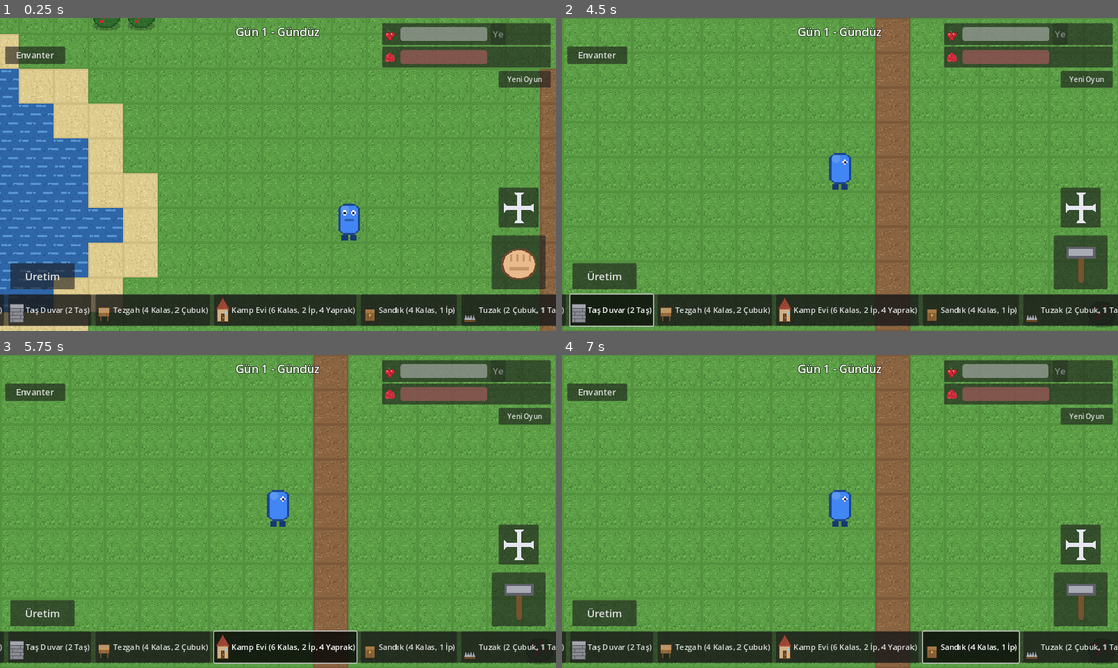
Above: before the commit, frames 1-4 (two rows, left to right).
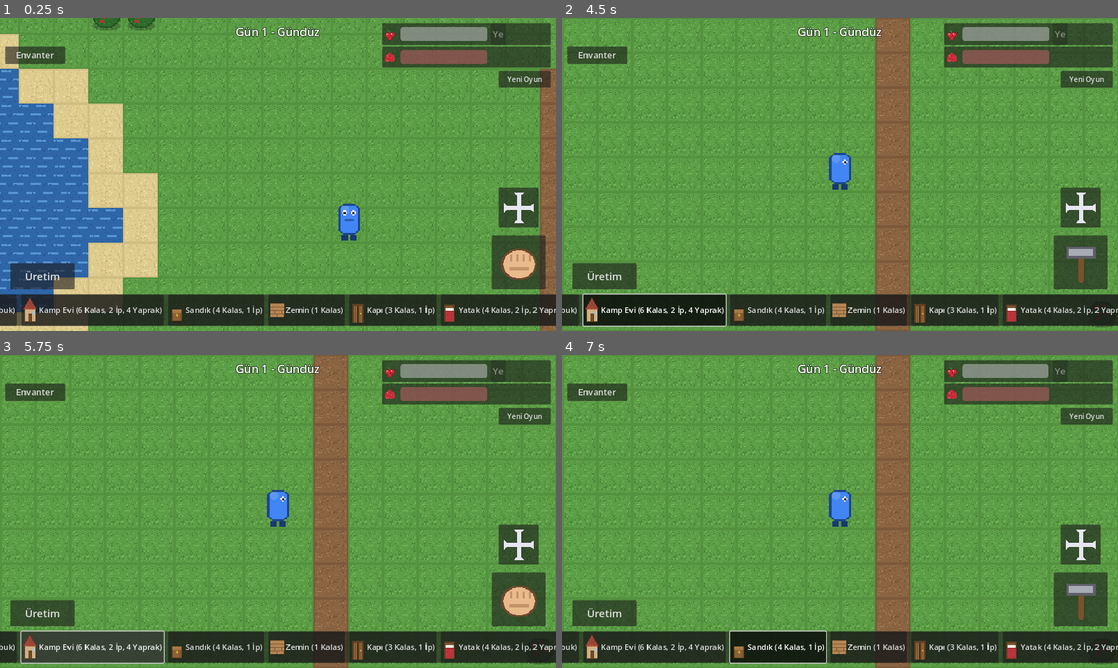
Above: after the commit, the same moments.

Repository: ozcinarece/Rable
Game: Godot game, scene res://scenes/World.tscn
The game is run twice, just before and just after one commit, with the same random seed, the same clock (stepped at 60 frames per second) and the same inputs.
Inputs (mouse positions are in pixels of both pictures, inside the frame that each line leads up to):
- Up to frame 1 (0.25 s): no input
- Up to frame 2 (4.5 s): move the mouse to (962, 158) at 0.52 s; hold D 0.53-1.25 s; click (962, 158) at 0.67 s; drag from (728, 190) to (812, 237) at 1.27 s; click "Yeni Oyun" at 2 s; move the mouse to (895, 105) at 2.77 s; hold D 2.78-3.5 s; drag from (812, 237) to (673, 127) at 3.52 s; click (612, 309) at 4.25 s, where only the run before the commit has a clickable "Taş Duvar (2 Taş)"
- Up to frame 3 (5.75 s): click "Kamp Evi (6 Kalas, 2 İp, 4 Ya…" at 5 s
- Up to frame 4 (7 s): click (712, 646) at 5.75 s, where only the run before the commit has a clickable "Tezgah (4 Kalas, 2 Çubuk)"; click "Sandık (4 Kalas, 1 İp)" at 6.5 s

The runs differ from the first frame. In frame 1, 2.5% of the frame differs, in the area x 0-100%, y 88-99%; in frame 2, 2.6%; in frame 3, 3.5%, in the area x 0-100%, y 73-99%; in frame 4, 2.8%.

Commit message:
Faz 4: yerlesik hayat - moduler ev parcalari + tarim
Ev insaati:
- Zemin dosemesi (1 kalas): her yurunebilir zemine doselenir;
  kazilirsa kalas iade + alti toprak (dig_to mekanigi)
- Kapi (3 kalas + 1 ip): oyuncu gecer, yaratik gecemez (kapi govdesi
  carpisma katmani 2'de; yaratik maskesi 3, oyuncu 1)
- Yatak (4 kalas + 2 ip + 2 yaprak): yeniden dogma noktasi olur;
  gece dokununca sabaha uyunur (+30 can), yaratiklar dagilir
- Kapi ve yatak tasinabilir

Tarim:
- Tohum tarifi: 1 meyve -> 2 tohum (elde)
- Ekin sadece toprak zemine ekilir (kazma+doldurma ile tarla acilir)
- Uc asama: filiz (c) -> gelisen (g) -> olgun (r), asama basi 75 sn
- 4 komsusunda su olan ekin 2 kat hizli buyur (kanal sulamasi!)
- Olgun ekin +3 meyve +1 tohum verir; erken sokulurse tohum iade
- Ekin asamalari tek karakter (kayit formati hucre basina 1 karakter)

Insa cubugu 10 tarife cikti (Zemin, Kapi, Yatak, Ekin eklendi).

Diff:
--- a/scripts/daynight.gd
+++ b/scripts/daynight.gd
@@ -28,6 +28,16 @@
 		day_started.emit()
 		changed.emit()
 
+## Yatakta uyuyunca geceyi atlar, sabah olur.
+func sleep_to_morning() -> void:
+	if not is_night:
+		return
+	elapsed = 0.0
+	is_night = false
+	day += 1
+	day_started.emit()
+	changed.emit()
+
 ## Kayittan yukleme
 func load_state(new_day: int, new_is_night: bool, new_elapsed: float) -> void:
 	day = maxi(1, new_day)
--- a/scripts/enemy.gd
+++ b/scripts/enemy.gd
@@ -19,6 +19,7 @@
 
 func _ready() -> void:
 	motion_mode = CharacterBody2D.MOTION_MODE_FLOATING
+	collision_mask = 3  # katman 1 (dunya) + katman 2 (kapilar)
 	_sprite = Sprite2D.new()
 	_sprite.texture = TEX
 	_sprite.offset = Vector2(0, -8)
--- a/scripts/items.gd
+++ b/scripts/items.gd
@@ -22,6 +22,7 @@
 	"mizrak": {"name": "Mızrak", "icon": "res://assets/items/mizrak.png"},
 	"zirh": {"name": "Zırh", "icon": "res://assets/items/zirh.png"},
 	"sapka": {"name": "Şapka", "icon": "res://assets/items/sapka.png"},
+	"tohum": {"name": "Tohum", "icon": "res://assets/items/tohum.png"},
 }
 
 ## Ele alinabilen esyalar (envanter panelindeki "Eline Al" butonu)
@@ -45,6 +46,7 @@
 	"mizrak": "Eline al: yaratiklara 30 hasar (yumruk 10).",
 	"zirh": "Envanterdeyken hasari %40 azaltir.",
 	"sapka": "Envanterdeyken hasari %15 azaltir.",
+	"tohum": "Toprak zemine ekilir; su kenarinda 2 kat hizli buyur.",
 }
 
 static func description(item_id: String) -> String:
--- a/scripts/recipes.gd
+++ b/scripts/recipes.gd
@@ -24,6 +24,16 @@
 			"tile": "E", "cost": {"kalas": 6, "ip": 2, "yaprak": 4}},
 	"sandik": {"name": "Sandık", "icon": "res://assets/tiles/sandik.png",
 			"tile": "S", "cost": {"kalas": 4, "ip": 1}},
+	# Ev parcalari: modviler base insaati
+	"zemin": {"name": "Zemin", "icon": "res://assets/tiles/zemin.png",
+			"tile": "f", "cost": {"kalas": 1}, "place_on_walkable": true},
+	"kapi": {"name": "Kapı", "icon": "res://assets/tiles/kapi.png",
+			"tile": "D", "cost": {"kalas": 3, "ip": 1}},
+	"yatak": {"name": "Yatak", "icon": "res://assets/tiles/yatak.png",
+			"tile": "Y", "cost": {"kalas": 4, "ip": 2, "yaprak": 2}},
+	# Tarim: tohum sadece toprak ("d") zemine ekilir
+	"ekin": {"name": "Ekin", "icon": "res://assets/tiles/ekin1.png",
+			"tile": "c", "cost": {"tohum": 1}, "place_on": "d"},
 	# Diken tuzagi: yaratiklar ustunden gecerken hasar alir (5 kullanimlik)
 	"tuzak": {"name": "Tuzak", "icon": "res://assets/tiles/tuzak.png",
 			"tile": "Z", "cost": {"cubuk": 2, "tas": 1}},
@@ -43,4 +53,5 @@
 	"mizrak": {"output": {"mizrak": 1}, "cost": {"cubuk": 2, "tas": 1, "ip": 1}, "station": "tezgah"},
 	"zirh": {"output": {"zirh": 1}, "cost": {"ip": 4, "kalas": 2, "tas": 2}, "station": "tezgah"},
 	"sapka": {"output": {"sapka": 1}, "cost": {"ip": 2, "yaprak": 3}, "station": "tezgah"},
+	"tohum": {"output": {"tohum": 2}, "cost": {"meyve": 1}, "station": ""},
 }
--- a/scripts/world.gd
+++ b/scripts/world.gd
@@ -29,6 +29,9 @@
 	"s": {"texture": "res://assets/tiles/sand.png", "solid": false, "dig": {"kum": 1}},
 	"~": {"texture": "res://assets/tiles/water.png", "solid": true},
 	"o": {"texture": "res://assets/tiles/cukur.png", "solid": true},
+	# Ahsap doseme: evin zemini; kazilirsa kalas iade, altindan toprak cikar
+	"f": {"texture": "res://assets/tiles/zemin.png", "solid": false,
+			"dig": {"kalas": 1}, "dig_to": "d"},
 }
 
 # Nesne tanimlari (hepsi engeldir).
@@ -56,7 +59,23 @@
 	# Diken tuzagi: carpismasiz (yaratiklar ustunden gecer ve hasar alir)
 	"Z": {"texture": "res://assets/tiles/tuzak.png", "no_collision": true,
 			"drops": {"cubuk": 2, "tas": 1}, "hits": 1},
+	# Kapi: oyuncu gecer, yaratik gecemez (carpisma katmani 2)
+	"D": {"texture": "res://assets/tiles/kapi.png", "enemy_only_collision": true,
+			"drops": {"kalas": 3, "ip": 1}, "hits": 2},
+	# Yatak: yeniden dogma noktasi; gece dokununca sabaha uyunur
+	"Y": {"texture": "res://assets/tiles/yatak.png",
+			"drops": {"kalas": 4, "ip": 2, "yaprak": 2}, "hits": 2},
+	# Ekin asamalari (carpismasiz): c (filiz) -> g (gelisen) -> r (olgun)
+	# NOT: kayit formati hucre basina tek karakter kullanir
+	"c": {"texture": "res://assets/tiles/ekin1.png", "no_collision": true,
+			"drops": {"tohum": 1}, "hits": 1},
+	"g": {"texture": "res://assets/tiles/ekin2.png", "no_collision": true,
+			"drops": {"tohum": 1}, "hits": 1},
+	"r": {"texture": "res://assets/tiles/ekin3.png", "no_collision": true,
+			"drops": {"meyve": 3, "tohum": 1}, "hits": 1},
 }
+
+const GROWTH_SECONDS: float = 75.0  # ekinin her asamasinin suresi (sulu: yarisi)
 
 const TRAP_DAMAGE: int = 15
 const TRAP_MAX_USES: int = 5
@@ -85,6 +104,7 @@
 var _map_height: int = 0
 var _enemies: Array = []           # sahnedeki yaratiklar
 var _trap_uses: Dictionary = {}    # tuzak hucresi -> kalan kullanim
+var _crops: Dictionary = {}        # ekin hucresi -> asamaya kalan sure
 var _night_tint: CanvasModulate
 
 func _ready() -> void:
@@ -121,6 +141,7 @@
 	if _held_item != "" and Inventory.get_count(_held_item) <= 0:
 		_on_hold_requested("")
 	_tick_regrow(delta)
+	_tick_crops(delta)
 	_tick_traps()
 	_save_timer += delta
 	if _save_timer >= SAVE_INTERVAL:
@@ -199,6 +220,7 @@
 		_object_nodes.erase(cell)
 	_object_char.erase(cell)
 	_regrow.erase(cell)
+	_crops.erase(cell)
 	if ch == "":
 		return
 	_object_char[cell] = ch
@@ -210,6 +232,8 @@
 		rect.size = Vector2(30, 30)
 		shape.shape = rect
 		body.add_child(shape)
+		if OBJECT_DEFS[ch].get("enemy_only_collision", false):
+			body.collision_layer = 2  # oyuncu gecer, yaratik takilir
 	var sprite := Sprite2D.new()
 	sprite.texture = load(OBJECT_DEFS[ch]["texture"])
 	sprite.offset = Vector2(0, -16)  # 32x64 gorselin tabani hucreye oturur
@@ -218,6 +242,8 @@
 	_object_nodes[cell] = body
 	if ch == "n":
 		_regrow[cell] = REGROW_SECONDS
+	elif ch == "c" or ch == "g":
+		_crops[cell] = GROWTH_SECONDS
 
 func _tick_regrow(delta: float) -> void:
 	var ready_cells: Array[Vector2i] = []
@@ -228,6 +254,26 @@
 	for cell in ready_cells:
 		_set_object(cell, "m")
 
+# Ekinleri buyutur; 4 komsusunda su varsa 2 kat hizli.
+func _tick_crops(delta: float) -> void:
+	var ready_cells: Array[Vector2i] = []
+	for cell in _crops:
+		var speed := 1.0
+		for offset in [Vector2i(1, 0), Vector2i(-1, 0), Vector2i(0, 1), Vector2i(0, -1)]:
+			if _ground_char.get(cell + offset, "") == "~":
+				speed = 2.0
+				break
+		_crops[cell] -= delta * speed
+		if _crops[cell] <= 0.0:
+			ready_cells.append(cell)
+	for cell in ready_cells:
+		var ch: String = _object_char.get(cell, "")
+		if ch == "c":
+			_set_object(cell, "g")
+		elif ch == "g":
+			_set_object(cell, "r")
+			_spawn_floating_text(cell, "Ekin olgunlasti!", Color(0.8, 1.0, 0.7))
+
 # --- Girdi isleme ------------------------------------------------------
 
 func _on_build_toggled(recipe_id: String) -> void:
@@ -246,6 +292,8 @@
 	elif _object_char.get(cell, "") == "S":
 		_open_chest = cell
 		hud.show_chest(_chests.get(cell, {}))
+	elif _object_char.get(cell, "") == "Y":
+		_try_sleep(cell)
 	elif _try_attack(world_pos):
 		pass  # yakindaki yaratiga vuruldu
 	elif _held_item == "kurek" and not _object_char.has(cell):
@@ -290,8 +338,14 @@
 	var ground: String = _ground_char.get(cell, "")
 
 	if recipe.has("place_on"):
-		# Ozel hedefli tarif (Doldur: sadece cukura)
+		# Ozel hedefli tarif (Doldur: cukura, Ekin: topraga)
 		if ground != recipe["place_on"] or _object_char.has(cell):
+			return false
+	elif recipe.get("place_on_walkable", false):
+		# Zemin dosemesi: her yurunebilir zemine (ayni zemine tekrar olmaz)
+		if _object_char.has(cell):
+			return false
+		if ground == "" or GROUND_DEFS[ground]["solid"] or ground == recipe["tile"]:
 			return false
 	else:
 		# Normal yapi: bos, yurunebilir zemine
@@ -307,13 +361,14 @@
 	for item_id in cost:
 		Inventory.remove_item(item_id, cost[item_id])
 
-	if recipe.has("place_on"):
+	# Tarifin urettigi sey zeminse zemini degistir, degilse nesne koy
+	if GROUND_DEFS.has(recipe["tile"]):
 		_set_ground(cell, recipe["tile"])
 	else:
 		_set_object(cell, recipe["tile"])
-		if recipe["tile"] == "E":
+		if recipe["tile"] == "E" or recipe["tile"] == "Y":
 			_respawn_cell = cell
-			_spawn_floating_text(cell, "Kamp kuruldu!", Color(0.75, 0.9, 1.0))
+			_spawn_floating_text(cell, "Yeniden dogma noktasi!", Color(0.75, 0.9, 1.0))
 	return true
 
 func _try_harvest(cell: Vector2i) -> bool:
@@ -371,8 +426,10 @@
 		Inventory.add_item(item_id, dig_drops[item_id])
 		gained.append("+%d %s" % [dig_drops[item_id], Items.display_name(item_id)])
 	_spawn_floating_text(cell, " ".join(gained), Color(0.9, 0.8, 0.6))
-	_set_ground(cell, "o")
-	_maybe_flood(cell)
+	var new_ground: String = GROUND_DEFS[ground].get("dig_to", "o")
+	_set_ground(cell, new_ground)
+	if new_ground == "o":
+		_maybe_flood(cell)
 	return true
 
 # Yeni cukur suya komsuysa su, bagli tum cukurlara yayilir (kanal!).
@@ -405,7 +462,7 @@
 	hud.set_held_item(item_id)
 
 ## Tasinabilir yapilar (dogal seyler tasinamaz)
-const MOVABLE: Array[String] = ["W", "K", "B", "E", "S", "Z"]
+const MOVABLE: Array[String] = ["W", "K", "B", "E", "S", "Z", "D", "Y"]
 
 func _on_move_toggled(enabled: bool) -> void:
 	_move_mode = enabled
@@ -544,6 +601,15 @@
 			_trap_uses.erase(cell)
 			_set_object(cell, "")
 			_spawn_floating_text(cell, "Tuzak kirildi", Color(1, 0.8, 0.6))
+
+# Yatak: gece dokununca sabaha uyur, biraz can yeniler.
+func _try_sleep(cell: Vector2i) -> void:
+	if not DayNight.is_night:
+		_spawn_floating_text(cell, "Sadece gece uyuyabilirsin", Color(0.9, 0.9, 0.7))
+		return
+	DayNight.sleep_to_morning()
+	Health.heal(30.0)
+	_spawn_floating_text(cell, "Sabah oldu!", Color(1, 0.95, 0.6))
 
 # Olum: kampta yeniden dogus
 func _on_player_died() -> void:
Binary file added: assets/items/tohum.png
Binary file added: assets/tiles/ekin1.png
Binary file added: assets/tiles/ekin2.png
Binary file added: assets/tiles/ekin3.png
Binary file added: assets/tiles/kapi.png
Binary file added: assets/tiles/yatak.png
Binary file added: assets/tiles/zemin.png
Not shown, changed: TASARIM.md
